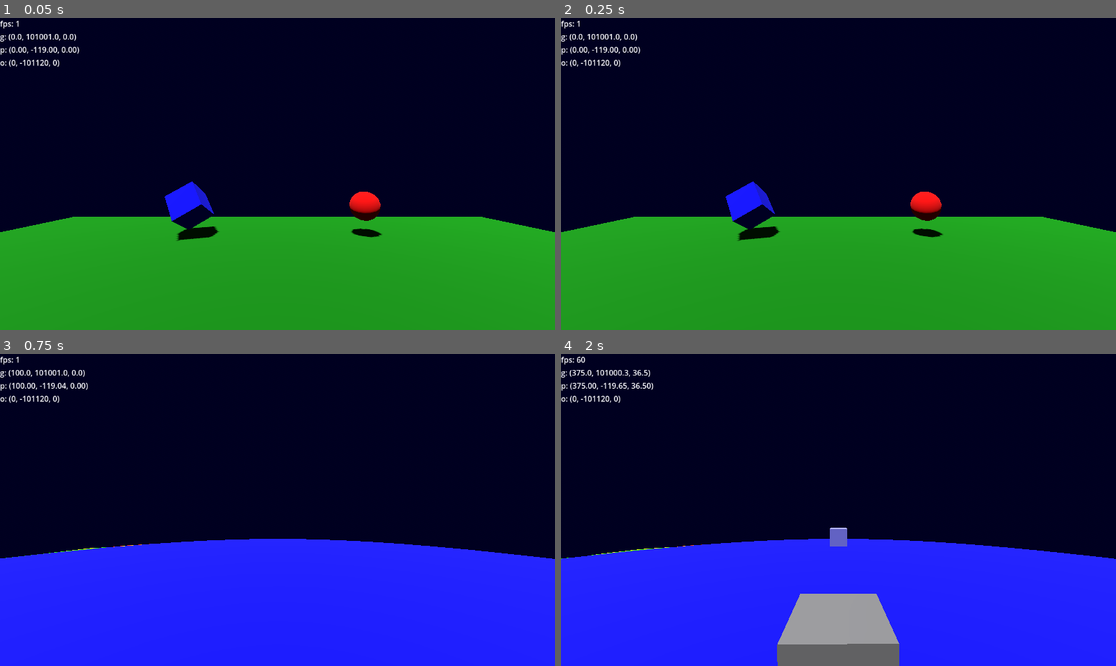
Above: before the commit, frames 1-4 (two rows, left to right).
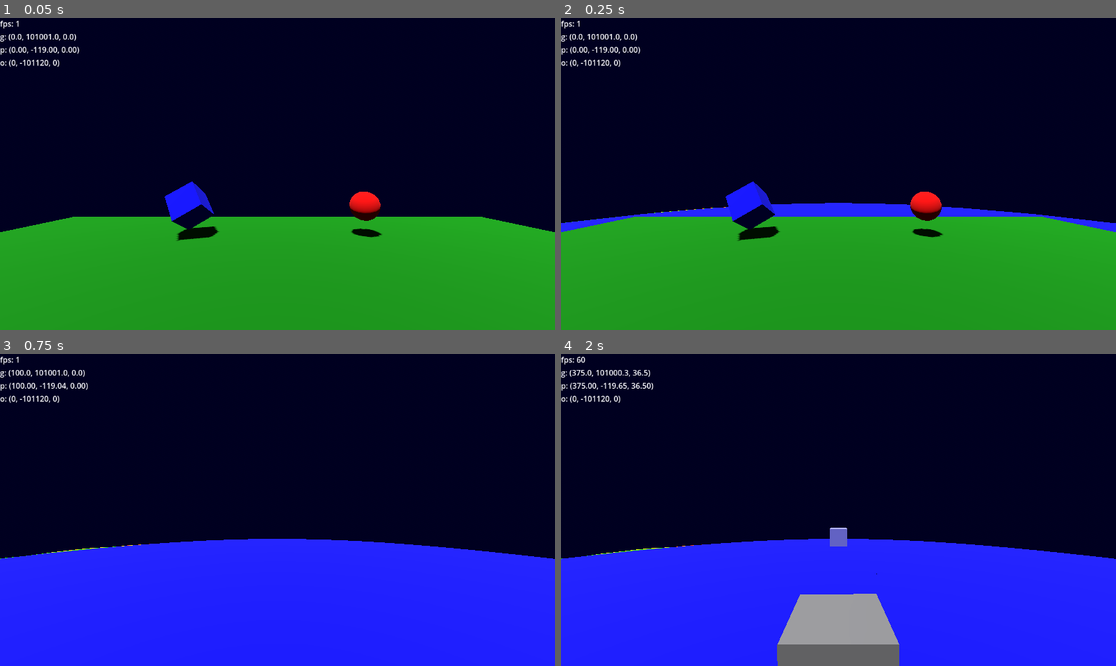
Above: after the commit, the same moments.

Repository: jmdejong/grip
Game: Godot game, scene res://scenes/universe.tscn
The game is run twice, just before and just after one commit, with the same random seed, the same clock (stepped at 60 frames per second) and the same inputs.
Inputs (mouse positions are in pixels of both pictures, inside the frame that each line leads up to):
- Up to frame 1 (0.05 s): no input
- Up to frame 2 (0.25 s): no input
- Up to frame 3 (0.75 s): move the mouse to (399, 494) at 0.52 s; hold D (right) from 0.53 s (still down); hold Shift (sprint) from 0.53 s (still down); tap M (mark_position) at 0.6 s
- Up to frame 4 (2 s): move the mouse to (727, 525) at 1.27 s; release D (right) at 1.28 s; release Shift (sprint) at 1.28 s; hold S (backwards) from 1.28 s (still down); tap Shift (sprint) at 1.35 s; tap M (mark_position) at 1.55 s

Frame 1 is identical in both runs. In frame 2, 2.2% of the frame differs, in the area x 0-100%, y 59-69%; in frame 3, less than 0.1%; in frame 4, less than 0.1%.

Commit message:
fix invisible top-level faces

Diff:
--- a/code/face.gd
+++ b/code/face.gd
@@ -9,12 +9,13 @@
 var subfaces = null
 var depth: int
 var resolution: float
-var levels: int = 4
+var levels: int = 5
 var segments: int = 2**levels
+var near_factor: float = 3
 const FaceScene = preload("res://scenes/face.tscn")
 
 var computed_mesh = null
-var build_task_id: int = 0
+var build_task_id: int = -1
 
 static func from_points(a: Point, b: Point, c: Point) -> Face:
 	var face: Face = FaceScene.instantiate()
@@ -33,7 +34,8 @@
 	$Mesh.material_override = shape.material
 
 func _exit_tree() -> void:
-	TaskQueue.cancel_task(build_task_id)
+	if build_task_id > 0:
+		TaskQueue.cancel_task(build_task_id)
 
 func sub_points() -> Dictionary:
 	var subpoints: Dictionary = {}
@@ -126,12 +128,13 @@
 func _process(_delta: float) -> void:
 	if $Mesh.mesh == null && computed_mesh != null:
 		$Mesh.mesh = computed_mesh
+		$Mesh.visible = true
+		$SubFaces.visible = false
 	var center = global_transform * ((p0.position() + p1.position() + p2.position())/3.0)
-	var near = (global_transform * p0.position()).distance_to(center) * 3.0
-	var far = near * 2
+	var near = (global_transform * p0.position()).distance_to(center) * near_factor
 	var cd: float = get_viewport().get_camera_3d().global_position.distance_to(center)
-	if cd <= near && !$SubFaces.visible && resolution >= shape.min_resolution:
-		if subfaces == null && cd <= near:
+	if cd <= near  && !$SubFaces.visible && resolution >= shape.min_resolution:
+		if subfaces == null:
 			subfaces = make_subfaces()
 			add_subfaces()
 		if subfaces.all(func(subface): return subface.is_initialized()):
@@ -140,7 +143,7 @@
 	if cd > near:
 		$Mesh.visible = true
 		$SubFaces.visible = false
-	if subfaces != null && cd > far:
+	if subfaces != null && cd > near * 2:
 		remove_subfaces()
 
 func is_initialized() -> bool:
--- a/code/planet.gd
+++ b/code/planet.gd
@@ -21,8 +21,8 @@
 
 func _ready() -> void:
 	generate_icosahedron()
-	$GravityField.scale = Vector3(1, 1, 1) * radius * 4
-	$Mesh.visibility_range_begin = radius * 4
+	$GravityField.scale = Vector3(1, 1, 1) * radius * 10
+	$Mesh.visibility_range_begin = radius * 10
 	center = global_position
 
 func _process(_delta) -> void:
--- a/code/player.gd
+++ b/code/player.gd
@@ -4,7 +4,7 @@
 const MOUSE_SENSITIVITY: float = 0.003
 const speed: float = 5
 const sprint_speed: float = 500
-const ultra_sprint_speed: float = 20000
+const ultra_sprint_speed: float = 50000
 const jump_speed: float = 10
 
 var gravity_enabled: bool = false
--- a/code/universe.gd
+++ b/code/universe.gd
@@ -8,7 +8,7 @@
 func _input(_event: InputEvent) -> void:
 	if Input.is_action_just_pressed("mark_position"):
 		var marker = marker_scene.instantiate()
-		add_child(marker)
+		%Origin.add_child(marker)
 		marker.global_position = %Player.global_position
 
 
--- a/scenes/face.tscn
+++ b/scenes/face.tscn
@@ -6,8 +6,7 @@
 script = ExtResource("1_ldjxy")
 
 [node name="Mesh" type="MeshInstance3D" parent="."]
-extra_cull_margin = 11.0
-ignore_occlusion_culling = true
+visible = false
 
 [node name="SubFaces" type="Node3D" parent="."]
 visible = false
--- a/scenes/planet.tscn
+++ b/scenes/planet.tscn
@@ -18,7 +18,7 @@
 [sub_resource type="ArrayMesh" id="ArrayMesh_lheha"]
 
 [sub_resource type="SphereShape3D" id="SphereShape3D_8orhw"]
-radius = 1.0
+radius = 100.0
 
 [node name="Planet" type="Node3D"]
 script = ExtResource("1_ap1x6")
